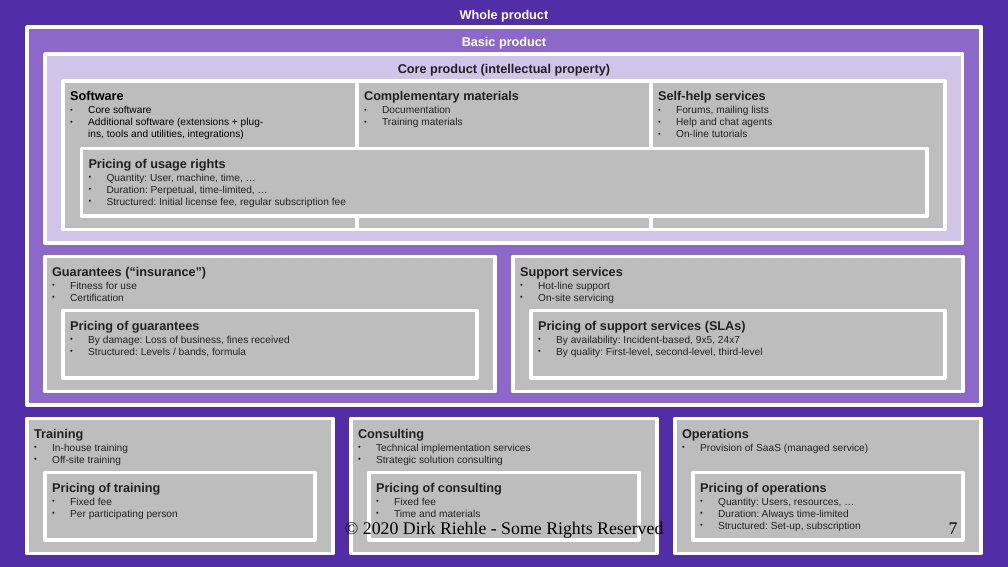
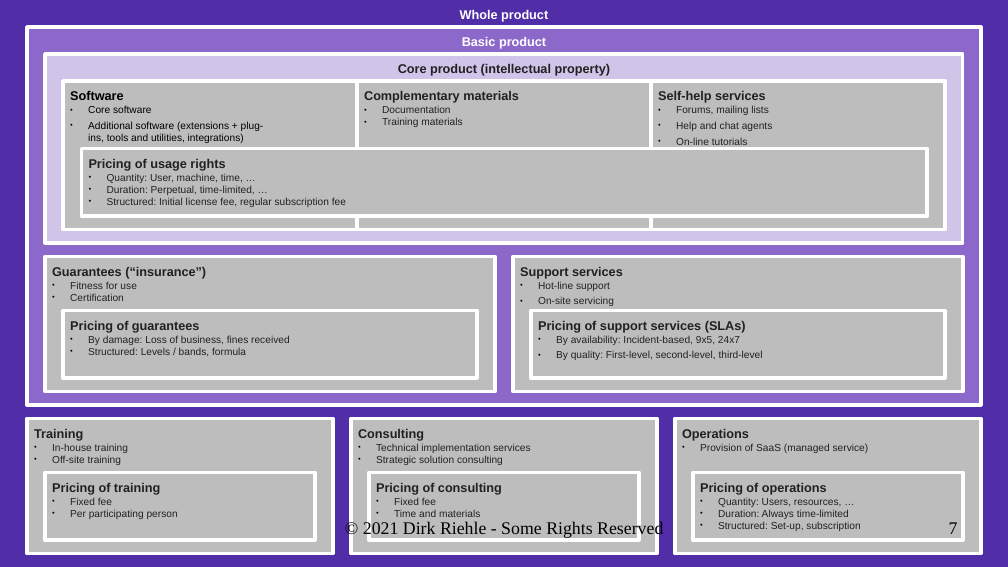
Before and after one commit to dirkriehle/coss-course, a slide deck: slide 7 of Lecture slides/COSS B02 - Software Products.odp. Drawn at 1008x567 pixels with LibreOffice and Linux fonts; fonts in the diff are those of the drawing. Boxes give left, top, right and bottom in pixels: in the first picture for what was removed or moved away, otherwise in the second. Text is boxed around its words. In the diff, an @@ line names an element or a change of style, - is before the commit and + after.

Commit message:
Updated first workshop of three for UCSC course

```diff
--- a/Lecture slides/COSS B02 - Software Products.odp
+++ b/Lecture slides/COSS B02 - Software Products.odp
@@ text in rectangle at (x1=88, y1=106, x2=264, y2=143): more space between paragraphs @@
@@ text in rectangle at (x1=676, y1=105, x2=773, y2=145): more space between paragraphs @@
@@ text in rectangle at (x1=538, y1=281, x2=614, y2=306): more space between paragraphs @@
@@ text in rectangle at (x1=556, y1=335, x2=763, y2=360): more space between paragraphs @@
@@ text at (x1=363, y1=520, x2=663, y2=538): text changed @@
-© 2020 Dirk Riehle - Some Rights Reserved
+© 2021 Dirk Riehle - Some Rights Reserved
```
Also in this commit, not shown: 37 other slides changed, 14 other files.
